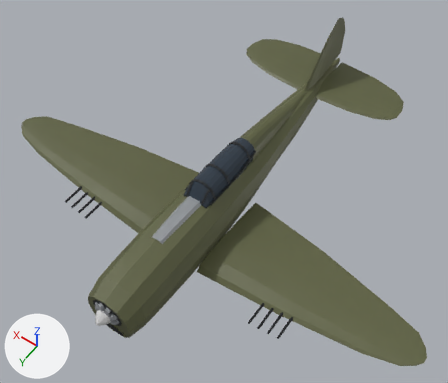
Renders of the glTF model media/p47d.glb from each side of a commit.
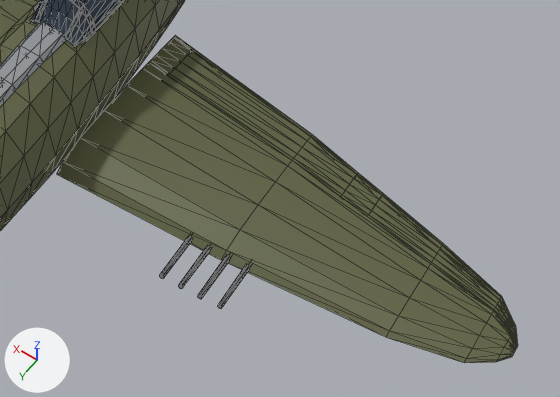
The first picture shows the older version from a 50 mm camera at (-5.81, 6.87, 12.52) aimed at (-0.05, -1.2, -0.16). The close-ups show the older and then the newer version on the part from 38% to 100% of the width and 48% to 100% of the height of that picture. Only the edits that show in the close-ups are written down. Arrows for +X, +Y and +Z are at lower left; the lights stay in place. The close-ups show mesh edges as thin lines. Where no turn or scale is listed for an object, it has been applied to the vertices. Vertices at exactly the same position are counted once.

In view in the first close-up: 'Aileron L', 'Canopy Frame', 'Cockpit Glass', 'Flap L', 'Fuselage', 'Glare Panel', 'Wing L', 'Wing R'.
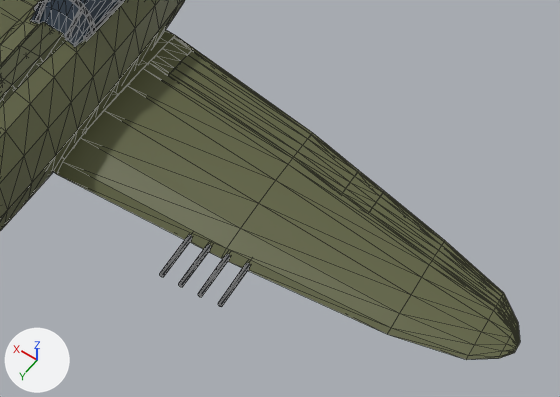
Where the change shows, as pixel boxes [x1, y1, x2, y2] in the close-ups (560 x 397 px; the box of a moved part takes in the faces that stretch with it):
'Wing L', reshaped: before [57, 35, 518, 363]; after [54, 30, 520, 360]
'Flap L', moved: before [168, 49, 358, 196]; after [169, 49, 359, 194]
'Aileron L', moved: before [368, 194, 507, 320]; after [369, 191, 510, 316]
'Glare Panel', recoloured (darker): [0, 22, 66, 106] in both
part 1 of me_wing_l, moved or reshaped: before [159, 236, 192, 279]; after [159, 235, 192, 277]
part 2 of me_wing_l, moved or reshaped: before [178, 245, 211, 289]; after [178, 244, 211, 287]
part 3 of me_wing_l, moved or reshaped: before [197, 255, 230, 299]; after [198, 254, 230, 297]
part 4 of me_wing_l, moved or reshaped: before [217, 264, 250, 309]; after [218, 262, 250, 307]
part 5 of me_wing_l, moved or reshaped: before [57, 62, 518, 363]; after [57, 62, 520, 360]
part 6 of me_wing_l, built on: before [149, 37, 194, 75]; after [54, 30, 194, 174]

Edits to the bpy script that builds the scene:
```text
Change mat_ac_secondary:
    mat_ac_secondary.base_color: (0.276, 0.293, 0.311) -> (0.0582, 0.0638, 0.0242)  # grey #8f9397 -> dark yellow #44472b
Change me_wing_l:
    used by ob_wing_l; location = (0.0, 0.0, 0.0)
    remove me_wing_l.from_pydata(...)  # 218 vertices, 416 faces; spans x -6.21..-0.7, y -1.75..1.32, z -0.88..-0.32
    add me_wing_l.from_pydata(...)  # 241 vertices, 464 faces; spans x -6.21..-0.01, y -1.75..1.32, z -0.89..-0.23
    me_wing_l part 1: the loose piece of 12 vertices spanning x -2.58..-2.52, y 0.62..1.32, z -0.61..-0.54 is moved by (0.0, 0.0, 0.03)
    me_wing_l part 2: the loose piece of 12 vertices spanning x -2.83..-2.77, y 0.61..1.31, z -0.59..-0.52 is moved by (0.0, 0.0, 0.04)
    me_wing_l part 3: the loose piece of 12 vertices spanning x -3.08..-3.02, y 0.59..1.29, z -0.57..-0.5 is moved by (0.0, 0.0, 0.04)
    me_wing_l part 4: the loose piece of 12 vertices spanning x -3.33..-3.27, y 0.57..1.27, z -0.55..-0.48 is moved by (0.0, 0.0, 0.05)
    me_wing_l part 5: 1 vertex moved within x -5.0, y -0.51, z -0.38; 127 vertices removed from x -6.21..-3.0, y -1.17..0.75, z -0.67..-0.32; 127 vertices added at x -6.21..-3.0, y -1.17..0.75, z -0.63..-0.23
    me_wing_l part 6: 7 vertices removed from x -1.03, y -1.69..-1.08, z -0.78..-0.61; 30 vertices added at x -1.03..-0.01, y -1.75..0.87, z -0.89..-0.53
Change ob_aileron_l:
    ob_aileron_l.location: (-5.03, -0.49, -0.42) -> (-5.03, -0.49, -0.34)
Change ob_flap_l:
    ob_flap_l.location: (-2.38, -0.9, -0.6) -> (-2.38, -0.9, -0.57)
```
